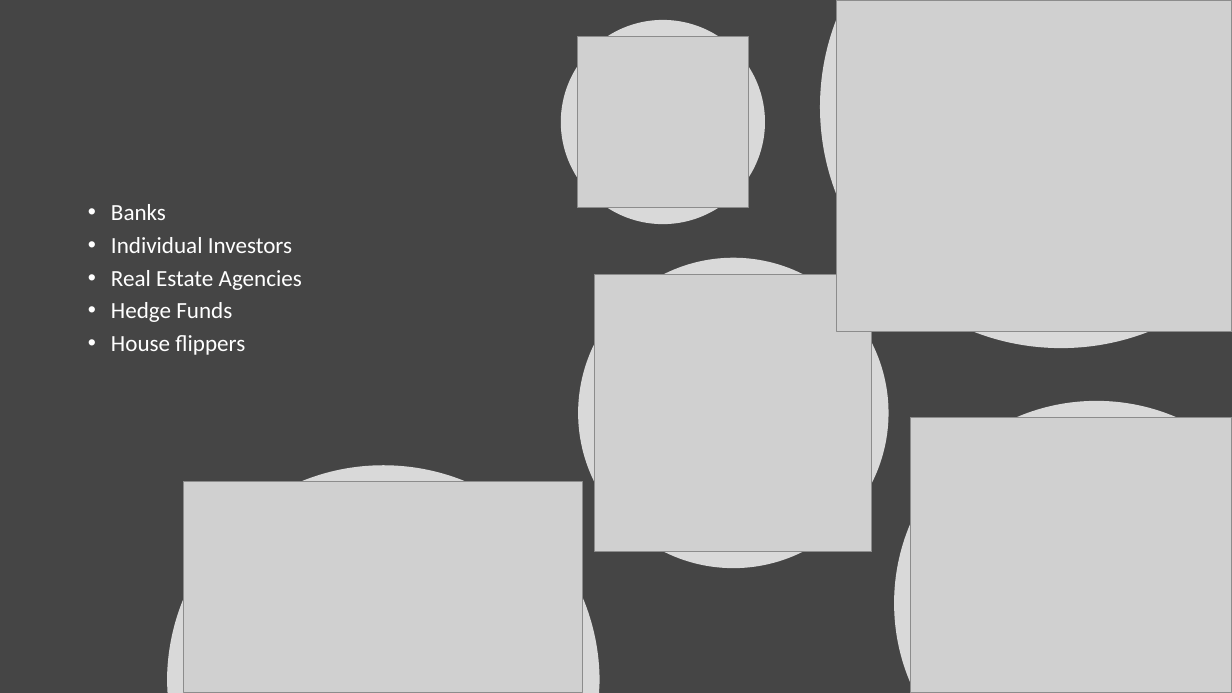
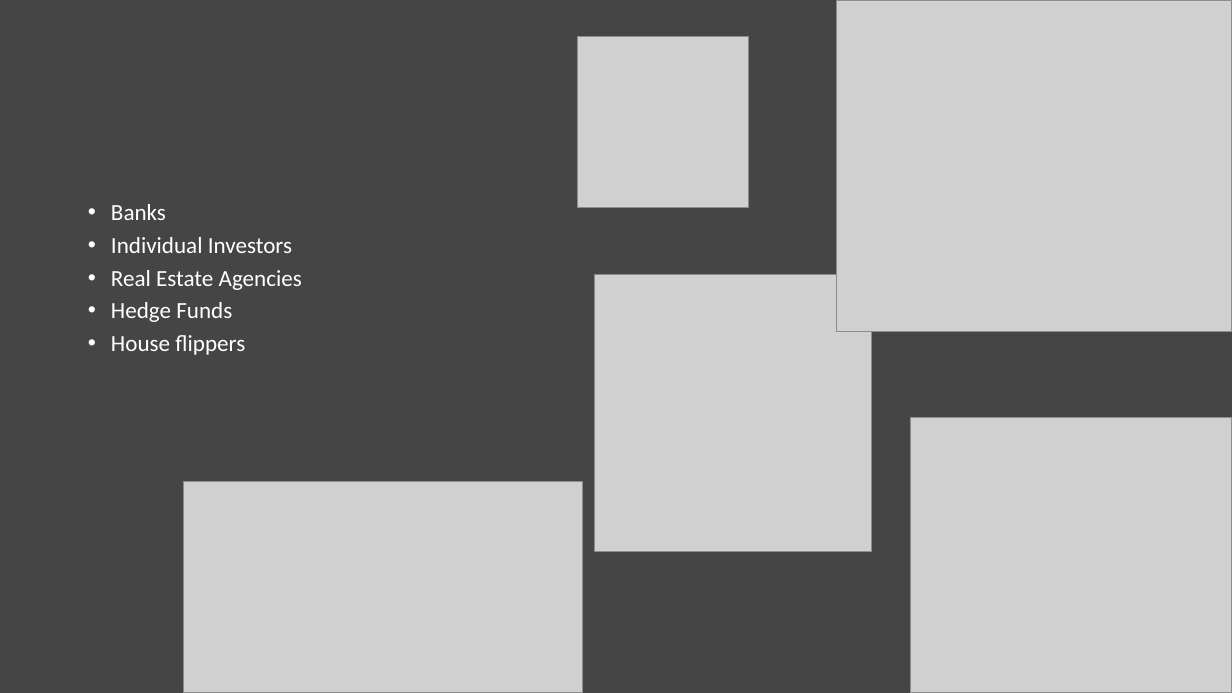
Before and after one commit to Gaukhar-ai/for_my_Thinkful_work, a slide deck: slide 11 of capstone/NY_real_estate/NYC property price prediction.pptx. Drawn at 1232x693 pixels with LibreOffice and Linux fonts; fonts in the diff are those of the drawing; grey boxes stand for pictures. Boxes give left, top, right and bottom in pixels: in the first picture for what was removed or moved away, otherwise in the second. Text is boxed around its words. In the diff, an @@ line names an element or a change of style, - is before the commit and + after.

```diff
--- a/capstone/NY_real_estate/NYC property price prediction.pptx
+++ b/capstone/NY_real_estate/NYC property price prediction.pptx
@@ ellipse removed at (x1=561, y1=20, x2=765, y2=225) @@
@@ freeform shape removed at (x1=820, y1=0, x2=1232, y2=348) @@
@@ ellipse removed at (x1=579, y1=258, x2=889, y2=568) @@
@@ freeform shape removed at (x1=895, y1=401, x2=1232, y2=693) @@
@@ freeform shape removed at (x1=167, y1=466, x2=600, y2=693) @@
```
Also in this commit, not shown: 4 other slides changed, 1 other file.
